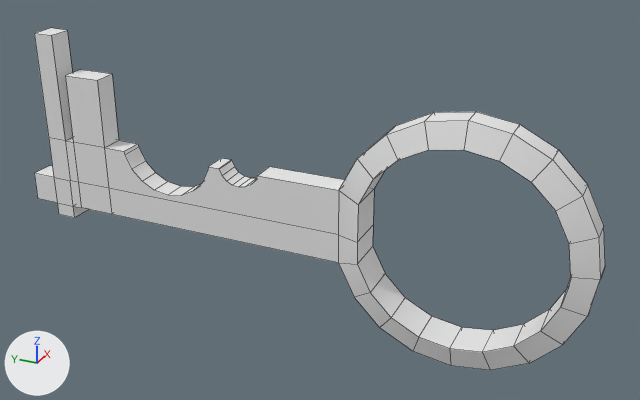
A saved change to the OBJ model Mess About/Assets/3D Models Prefabs/Props/key.obj.
Before and after are seen from a 50 mm lens placed at (-6.44, -4.41, 3.41), pointed at (0.12, -1.45, 0.13). Every picture has the same lights, and +X, +Y and +Z are marked at lower left. Mesh edges are drawn as thin lines. Where no turn or scale is listed for an object, it has been applied to the vertices.

The older version as bpy lines, for what is in view:
```python
me_key = bpy.data.meshes.new('key')
me_key.from_pydata(...)  # 164 vertices, 142 faces; spans x -0.18..0.18, y -3.93..1.59, z -1.11..1.4
me_key.materials.append(mat_initialshadinggroup)  # white #e7e7e7
ob_key = bpy.data.objects.new('key', me_key)
ob_key.location = (0.0, 0.0, 0.0)
```
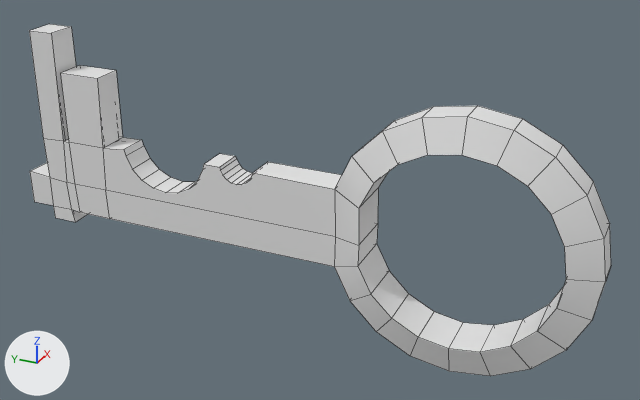
Boxes (x1, y1, x2, y2) around the edits, measured in the pictures (640 x 400 px):
'key', reshaped: before (34, 28, 605, 370); after (29, 24, 611, 376)
part 1 of me_key, added: after (29, 24, 611, 376)

The edits, one by one:
me_key is used by ob_key; location (0.0, 0.0, 0.0).
me_key had 164 vertices, 142 faces and spanned x -0.18..0.18, y -3.93..1.59, z -1.11..1.4.
me_key no longer uses material mat_initialshadinggroup (white #e7e7e7).
me_key now has 328 vertices, 284 faces and spans x -0.23..0.23, y -3.97..1.62, z -1.15..1.43.
me_key part 1: a new loose piece of 164 vertices spanning x -0.23..0.23, y -3.97..1.62, z -1.15..1.43.
